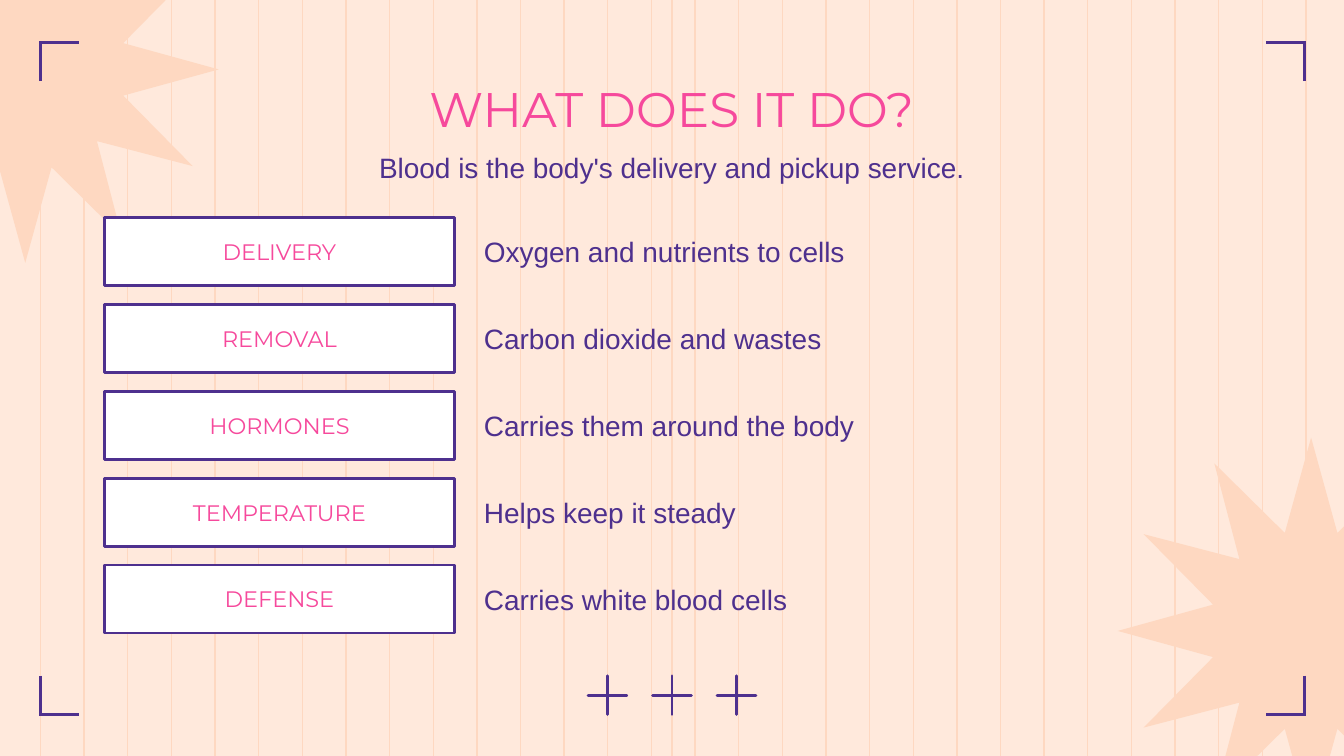
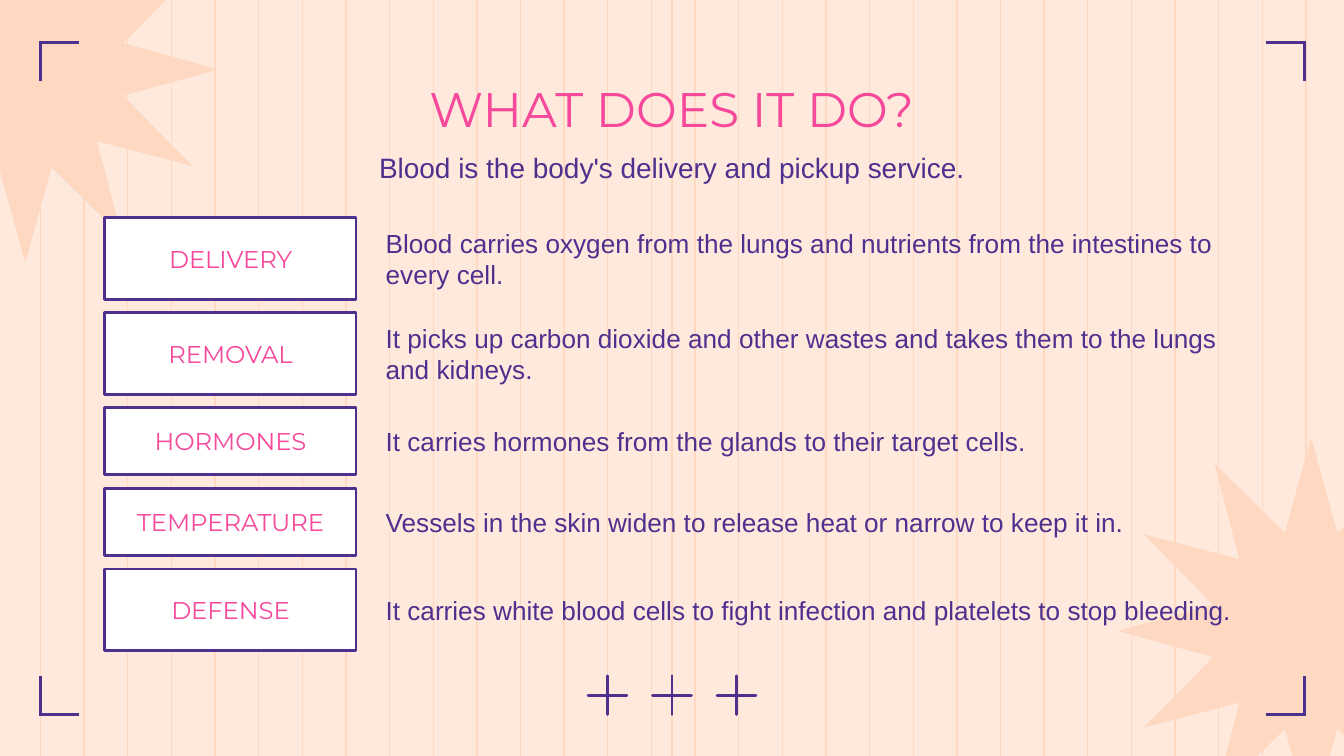
Before and after one commit to Ezkiel2004/Anthropotomy, a slide deck: slide 8 of docs/body-systems/circulatory-system.pptx (slide 7 before the commit). Drawn at 1344x756 pixels with LibreOffice and Linux fonts; fonts in the diff are those of the drawing. Boxes give left, top, right and bottom in pixels: in the first picture for what was removed or moved away, otherwise in the second. Text is boxed around its words. In the diff, an @@ line names an element or a change of style, - is before the commit and + after.

```diff
--- a/docs/body-systems/circulatory-system.pptx
+++ b/docs/body-systems/circulatory-system.pptx
@@ rectangle "DELIVERY": place and size @@
-rectangle "DELIVERY" at [105,218,454,286]
+rectangle "DELIVERY" at [105,218,356,300]
@@ text at [386,234,1212,290]: text changed; size 15 to 14 pt @@
-Oxygen and nutrients to cells
+Blood carries oxygen from the lungs and nutrients from the intestines to every cell.
@@ size 12 to 13 pt in 5 elements at [105,218,356,300], [105,488,356,555], [105,407,356,474], [105,569,356,650], [105,313,356,395] @@
@@ rectangle "REMOVAL": place and size @@
-rectangle "REMOVAL" at [105,305,454,374]
+rectangle "REMOVAL" at [105,313,356,395]
@@ text at [386,329,1216,385]: text changed; size 15 to 14 pt @@
-Carbon dioxide and wastes
+It picks up carbon dioxide and other wastes and takes them to the lungs and kidneys.
@@ rectangle "HORMONES": place and size @@
-rectangle "HORMONES" at [105,391,454,460]
+rectangle "HORMONES" at [105,407,356,474]
@@ text at [386,432,1026,457]: text changed; size 15 to 14 pt @@
-Carries them around the body
+It carries hormones from the glands to their target cells.
@@ rectangle "TEMPERATURE": place and size @@
-rectangle "TEMPERATURE" at [105,478,454,547]
+rectangle "TEMPERATURE" at [105,488,356,555]
@@ text at [386,513,1123,538]: text changed; size 15 to 14 pt @@
-Helps keep it steady
+Vessels in the skin widen to release heat or narrow to keep it in.
@@ rectangle "DEFENSE": place and size @@
-rectangle "DEFENSE" at [105,564,454,633]
+rectangle "DEFENSE" at [105,569,356,650]
@@ text at [386,601,1230,626]: text changed; size 15 to 14 pt @@
-Carries white blood cells
+It carries white blood cells to fight infection and platelets to stop bleeding.
```
Also in this commit, not shown: 4 other slides changed, 1 slide added, 9 other files.
